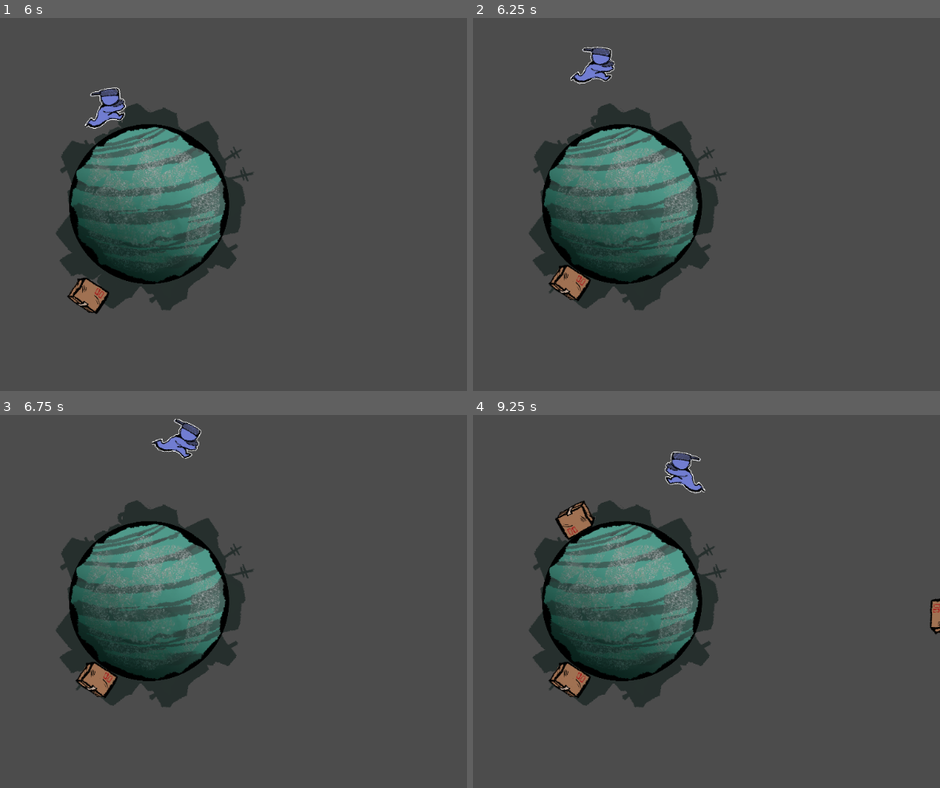
Above: before the commit, frames 1-4 (two rows, left to right).
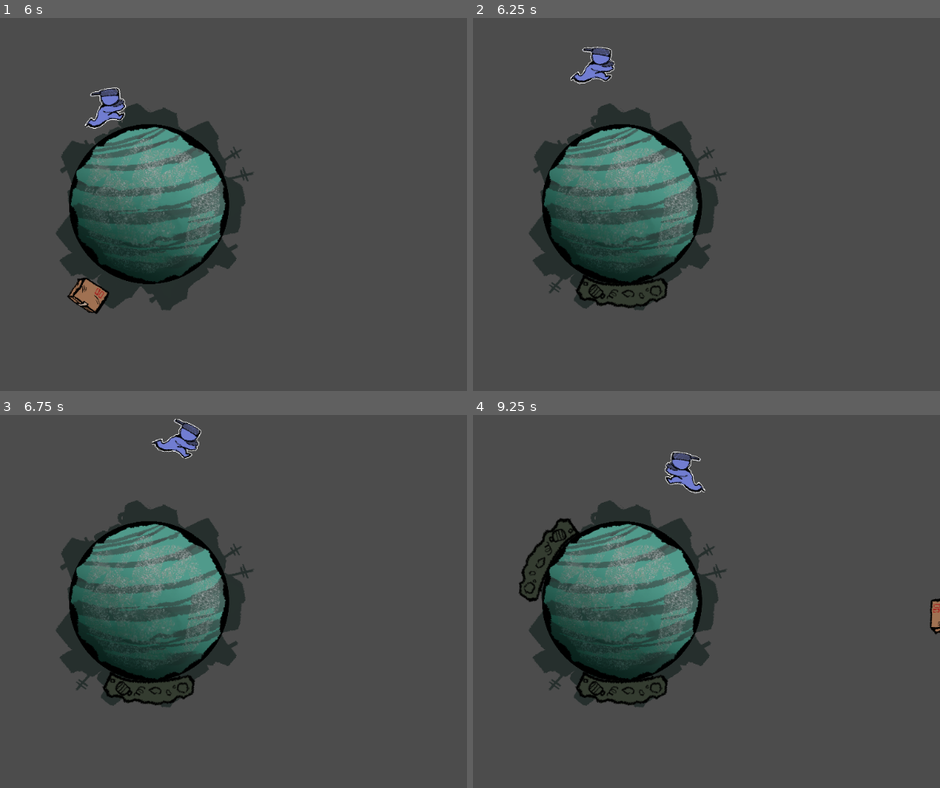
Above: after the commit, the same moments.

Repository: DanGrenade/TinyWorldJam
Game: Godot game, scene res://Scenes/GameTest.tscn
Two runs of this game, one before a commit and one after it. Both use one fixed random seed, a clock stepped at 60 frames per second and the inputs below. The project has no main scene, so this scene is started directly.
Inputs:
- Up to frame 1 (6 s): tap Enter at 0.5 s; hold D (move_right) 0.53-1.28 s; tap E (box_grab) every 0.75 s from 0.6 to 5.85 s; tap Space (jump) at 0.77, 1.52, 3.02, 3.77, 4.52 s; hold Left (move_left) 1.28-2.03 s; hold D (move_right) 2.03-3.53 s; hold Left (move_left) 3.53-5.78 s; hold D (move_right) from 5.78 s (still down)
- Up to frame 2 (6.25 s): keep holding D (move_right); tap Space (jump) at 6.02 s
- Up to frame 3 (6.75 s): keep holding D (move_right); tap E (box_grab) at 6.6 s
- Up to frame 4 (9.25 s): tap Space (jump) at 6.77, 7.52, 9.02 s; tap E (box_grab) at 7.35, 8.1, 8.85 s; release D (move_right) at 8.03 s; hold Left (move_left) from 8.03 s (still down)

Frame 1 is identical in both runs. In frame 2, 1.0% of the frame differs, in the area x 16-42%, y 66-78%; in frame 3, 1.0%; in frame 4, 2.2%, in the area x 9-42%, y 22-78%.

Commit message:
Issue 021 - Trash Piles done

Diff:
--- a/Scenes/GarbagePlanet.tscn
+++ b/Scenes/GarbagePlanet.tscn
@@ -8,6 +8,7 @@
 
 [node name="GarbagePlanet" type="StaticBody2D"]
 collision_mask = 12
+script = ExtResource( 2 )
 __meta__ = {
 "_edit_group_": true
 }
@@ -17,5 +18,5 @@
 texture = ExtResource( 1 )
 
 [node name="PlanetCollider" type="CollisionShape2D" parent="."]
+rotation = 0.0244032
 shape = SubResource( 1 )
-script = ExtResource( 2 )
--- /dev/null
+++ b/Scenes/Trash_Pile1.tscn
@@ -0,0 +1,17 @@
+[gd_scene load_steps=2 format=2]
+
+[ext_resource path="res://Art/tier1.png" type="Texture" id=1]
+
+[node name="Node2D" type="Node2D"]
+
+[node name="Trash_Pile" type="StaticBody2D" parent="."]
+position = Vector2( 0, -560 )
+collision_mask = 0
+
+[node name="CollisionPolygon2D" type="CollisionPolygon2D" parent="Trash_Pile"]
+position = Vector2( 0, 46.703 )
+polygon = PoolVector2Array( -271.5, 40.5, -311.5, -79.5, -207.5, -121.5, -89.5, -145.5, 66.5, -151.5, 180.5, -121.5, 286.5, -63.5, 230.5, 42.5 )
+
+[node name="pile_tier1" type="Sprite" parent="Trash_Pile"]
+rotation = -1.5708
+texture = ExtResource( 1 )
--- /dev/null
+++ b/Scenes/Trash_Pile2.tscn
@@ -0,0 +1,16 @@
+[gd_scene load_steps=2 format=2]
+
+[ext_resource path="res://Art/tier2.png" type="Texture" id=1]
+
+[node name="Trash_pile2" type="Node2D"]
+
+[node name="StaticBody2D" type="StaticBody2D" parent="."]
+position = Vector2( 0, -680 )
+collision_mask = 0
+
+[node name="pile_tier2" type="Sprite" parent="StaticBody2D"]
+rotation = 4.71239
+texture = ExtResource( 1 )
+
+[node name="CollisionPolygon2D" type="CollisionPolygon2D" parent="StaticBody2D"]
+polygon = PoolVector2Array( -267, 179, -399, -27, -267, -126, -79, -165, 97, -154, 276, -116, 399, -45, 309, 130 )
--- /dev/null
+++ b/Scenes/Trash_Pile3.tscn
@@ -0,0 +1,16 @@
+[gd_scene load_steps=2 format=2]
+
+[ext_resource path="res://Art/tier3.png" type="Texture" id=1]
+
+[node name="Trash_Pile3" type="Node2D"]
+
+[node name="StaticBody2D" type="StaticBody2D" parent="."]
+position = Vector2( 0, -860 )
+collision_mask = 0
+
+[node name="CollisionPolygon2D" type="CollisionPolygon2D" parent="StaticBody2D"]
+polygon = PoolVector2Array( -400.979, 150.174, -491.488, -16.7036, -324.611, -98.728, -126.621, -132.669, 153.393, -132.669, 325.927, -98.728, 489.976, -11.0468, 396.638, 130.375 )
+
+[node name="tier3" type="Sprite" parent="StaticBody2D"]
+rotation = 4.71239
+texture = ExtResource( 1 )
--- /dev/null
+++ b/Scenes/Trash_Pile4.tscn
@@ -0,0 +1,17 @@
+[gd_scene load_steps=2 format=2]
+
+[ext_resource path="res://Art/tier4.png" type="Texture" id=1]
+
+[node name="Trash_Pile4" type="Node2D"]
+
+[node name="StaticBody2D" type="StaticBody2D" parent="."]
+position = Vector2( 0, -1040 )
+collision_mask = 0
+
+[node name="CollisionPolygon2D" type="CollisionPolygon2D" parent="StaticBody2D"]
+rotation = 4.71239
+polygon = PoolVector2Array( -154.333, -492.964, -22.4797, -567.8, 73.7373, -389.62, 145.009, -172.241, 141.446, 187.682, 77.3009, 401.498, -1.09814, 565.424, -150.769, 494.152 )
+
+[node name="tier4" type="Sprite" parent="StaticBody2D"]
+rotation = 4.71239
+texture = ExtResource( 1 )
--- a/Scripts/BasicTrash.gd
+++ b/Scripts/BasicTrash.gd
@@ -12,6 +12,8 @@
 
 export var fall_speed = 500
 var velocity = Vector2()
+
+signal Trash_Hit
 
 func spawn(target, location):
 	global_position = location
@@ -38,10 +40,10 @@
 			pass
 		else:
 			if $RayCast2D_Left.is_colliding():
-				check_hit($RayCast2D_Left.get_collider(), delta)
+				check_hit($RayCast2D_Left.get_collider(), $RayCast2D_Left.get_collision_point())
 				pass
 			elif $RayCast2D_Right.is_colliding():
-				check_hit($RayCast2D_Right.get_collider(), delta)
+				check_hit($RayCast2D_Right.get_collider(), $RayCast2D_Right.get_collision_point())
 				pass
 			pass
 		pass
@@ -55,41 +57,7 @@
 
 	pass
 
-func check_hit(collision_object, delta):
-	setup_stationary()
+func check_hit(collision_object, collision_point):
+	gravity_node.garbage_hit(collision_point)
+	queue_free()
 	pass
-
-func setup_stationary():
-	current_state = state_stationary
-
-	collision_layer = 2
-	$CollisionShape2D.disabled = true
-	$CollisionShape2D.disabled = false
-	global_rotation = (position - gravity_node.position).angle() + (PI/2)
-	move_and_collide(velocity)
-	$RayCast2D_Left.enabled = false
-	$RayCast2D_Right.enabled = false
-	pass
-
-func place(new_position):
-	$CollisionShape2D.disabled = false
-	get_parent().remove_child(self)
-	original_parent.add_child(self)
-
-	position = new_position
-
-	velocity = (gravity_node.global_position - global_position).normalized() * fall_speed
-
-	setup_stationary()
-	pass
-
-func grab(player):
-	$CollisionShape2D.disabled = true
-
-	get_parent().remove_child(self)
-	player.add_child(self)
-
-	position = grab_position
-	rotation = 0
-
-	pass
--- a/Scripts/PlanetCollider.gd
+++ b/Scripts/PlanetCollider.gd
@@ -1,6 +1,30 @@
-extends CollisionShape2D
+extends StaticBody2D
+
+var stacks = [Array(), Array(), Array(), Array(), Array(), Array()]
 
 
-func garbage_hit():
+func garbage_hit(collision_point):
+	var collision_positioner = (collision_point - position).angle() + (120 * (PI / 180))
+
+
+	collision_positioner /= ((2 * PI) / 6)
+	if collision_positioner < 0:
+		collision_positioner += 6
+
+	collision_positioner = floor(collision_positioner) as int
+
+	if stacks[collision_positioner].size() + 1 <= 4:
+		match stacks[collision_positioner].size() + 1:
+			1:
+				stacks[collision_positioner].append(preload("res://Scenes/Trash_Pile1.tscn").instance())
+			2:
+				stacks[collision_positioner].append(preload("res://Scenes/Trash_Pile2.tscn").instance())
+			3:
+				stacks[collision_positioner].append(preload("res://Scenes/Trash_Pile3.tscn").instance())
+			4:
+				stacks[collision_positioner].append(preload("res://Scenes/Trash_Pile4.tscn").instance())
+		stacks[collision_positioner].back().rotation_degrees = collision_positioner * 60
+		add_child(stacks[collision_positioner].back())
+		pass
 
 	pass
--- a/Scripts/PlayerCharacter.gd
+++ b/Scripts/PlayerCharacter.gd
@@ -69,38 +69,7 @@
 		velocity.x = move_toward(velocity.x, 0, x_deccel_speed)
 		pass
 
-	if Input.is_action_just_pressed("box_grab"):
-		if !holding_trash:
-
-			var overlapping_bodies = $Area2D.get_overlapping_bodies()
-			var lowest_distance = 99999999999
-			var box_to_grab
-
-			for body in overlapping_bodies:
-				var dist = global_position.distance_to(body.position)
-				if dist < lowest_distance:
-					lowest_distance = dist
-					box_to_grab = body
-				pass
-			pass
-			if box_to_grab != null && box_to_grab.has_method("grab"):
-				box_to_grab.grab(self)
-				holding_trash = true
-				held_trash = box_to_grab
-				if $Sprite.flip_h == false:
-					held_trash.position.x *= -1
-				pass
-			pass
-		else:
-			var garbage_placement = $BoxPlaceAreas.Find_Place_Position()
-			if garbage_placement != null:
-				held_trash.place(garbage_placement)
-
-				held_trash = null
-				holding_trash = false
-
-				pass
-			pass
+	# if Input.is_action_just_pressed("box_grab"):
 
 	#Flip sprite based on movement direction
 	if velocity.x > 0.05:
Binary file added: Art/tier1.png
Not shown, added: Art/tier1.png.import
Binary file added: Art/tier2.png
Not shown, added: Art/tier2.png.import
Binary file added: Art/tier3.png
Not shown, added: Art/tier3.png.import
Binary file added: Art/tier4.png
Not shown, added: Art/tier4.png.import
